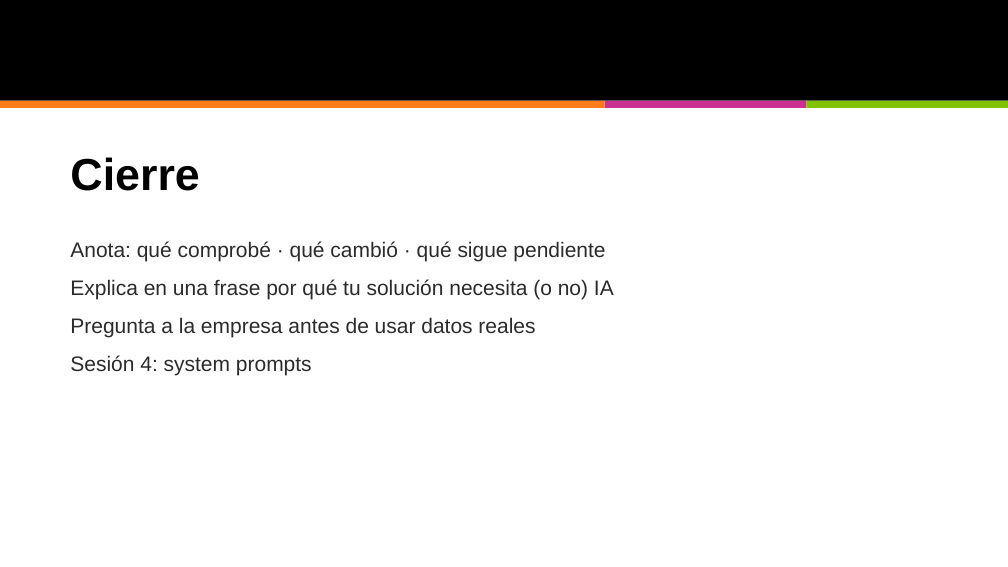
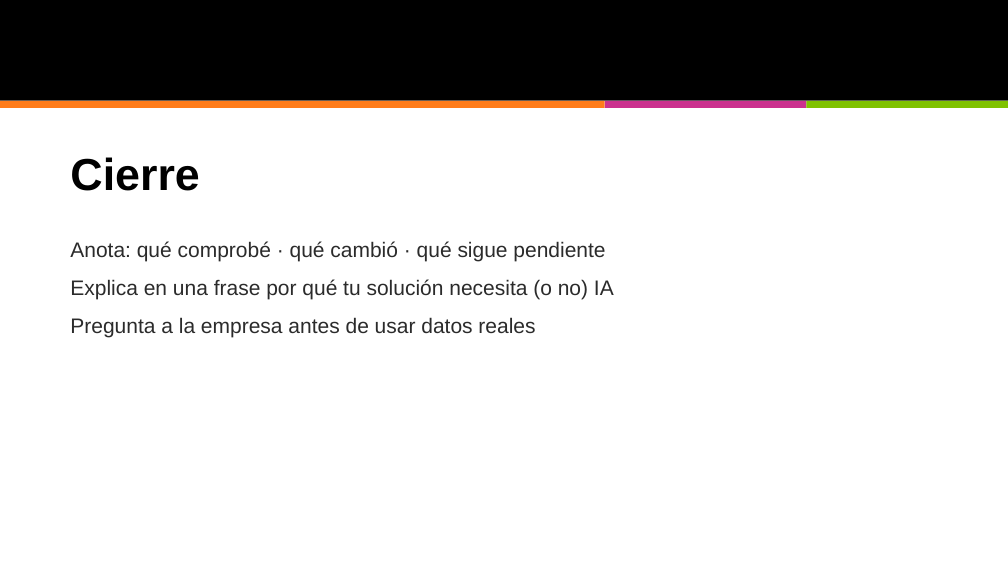
Before and after one commit to RicardoTangarife/ia-basico, a slide deck: slide 22 of Semana_02/Sesion_01/presentacion/Sesion03_Capa2_basico_IA.pptx. Drawn at 1008x567 pixels with LibreOffice and Linux fonts; fonts in the diff are those of the drawing; background and template pictures are left out. Boxes give left, top, right and bottom in pixels: in the first picture for what was removed or moved away, otherwise in the second. Text is boxed around its words. In the diff, an @@ line names an element or a change of style, - is before the commit and + after.

```diff
--- a/Semana_02/Sesion_01/presentacion/Sesion03_Capa2_basico_IA.pptx
+++ b/Semana_02/Sesion_01/presentacion/Sesion03_Capa2_basico_IA.pptx
@@ text at (70, 355, 312, 375): paragraph removed @@
-Sesión 4: system prompts
```
Also in this commit, not shown: 4 other slides changed.
